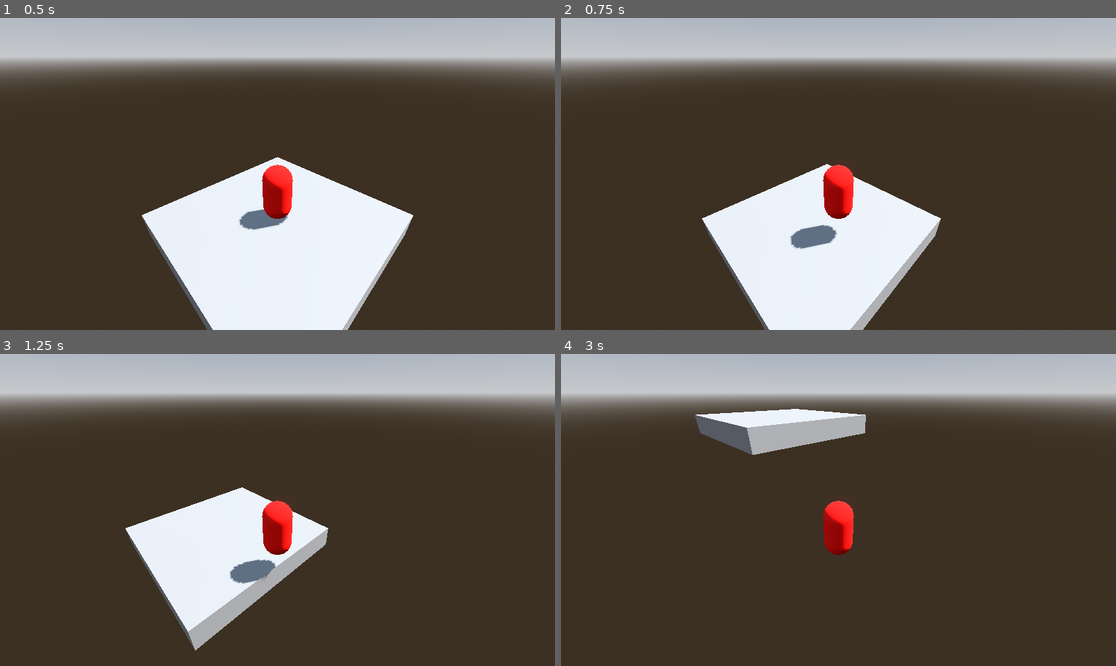
Above: before the commit, frames 1-4 (two rows, left to right).
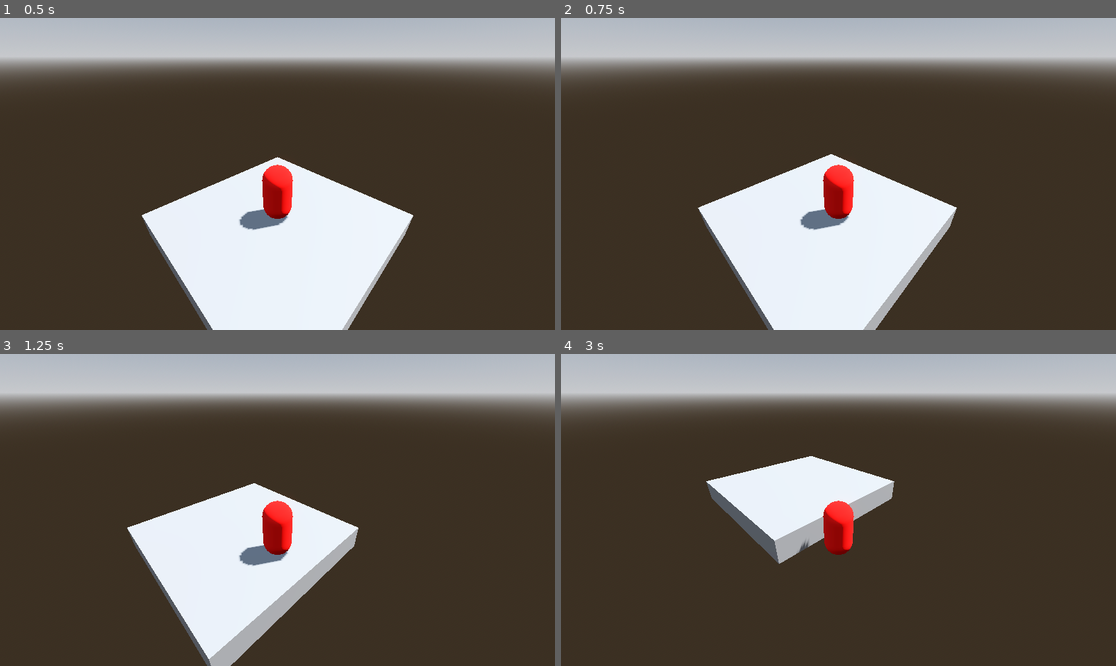
Above: after the commit, the same moments.

Repository: IIcyTundra/RC_2024
Game: Godot game, scene res://node_3d.tscn
Two runs of this game, one before a commit and one after it. Both use one fixed random seed, a clock stepped at 60 frames per second and the inputs below.
Inputs:
- Up to frame 1 (0.5 s): no input
- Up to frame 2 (0.75 s): tap Enter (ui_accept) at 0.5 s; hold D (right) from 0.53 s (still down)
- Up to frame 3 (1.25 s): keep holding D (right); tap Enter (ui_accept) at 0.77 s
- Up to frame 4 (3 s): release D (right) at 1.28 s; hold S (down) 1.28-2.03 s; tap Enter (ui_accept) at 1.52 s; hold D (right) 2.03-2.78 s; hold W (up) from 2.78 s (still down)

Frame 1 is identical in both runs. In frame 2, 4.2% of the frame differs, in the area x 24-72%, y 43-100%; in frame 3, 6.2%; in frame 4, 9.3%, in the area x 24-61%, y 17-68%.
Error after the commit: Invalid call. Nonexistent function 'instance' in base 'PackedScene'. (res://Scripts/Entity.gd:49)

Commit message:
Added ability usage

Diff:
--- /dev/null
+++ b/Abilities/Dash/Dash.gd
@@ -0,0 +1,18 @@
+extends Entity
+
+@export var speed_multiplier : int
+@export var cooldown : int = 1
+@export var timer : Timer
+@export var ended : bool = false
+var prev_speed
+func execute(s, direction = null):
+	if !ended:
+		prev_speed = s.current_speed
+		s.current_speed *= speed_multiplier
+	else:
+		s.current_speed = prev_speed
+		ended = false
+
+
+func _on_timer_timeout():
+	ended = true
--- /dev/null
+++ b/Abilities/Dash/Dash.tscn
@@ -0,0 +1,12 @@
+[gd_scene load_steps=2 format=3 uid="uid://bydvlcyh5yn41"]
+
+[ext_resource type="Script" path="res://Abilities/Dash/Dash.gd" id="1_7l51b"]
+
+[node name="Dash" type="Node3D" node_paths=PackedStringArray("timer")]
+script = ExtResource("1_7l51b")
+speed_multiplier = 2
+timer = NodePath("Timer")
+
+[node name="Timer" type="Timer" parent="."]
+
+[connection signal="timeout" from="Timer" to="." method="_on_timer_timeout"]
--- a/CharacterBody3D.gd
+++ b/CharacterBody3D.gd
@@ -6,6 +6,8 @@
 
 # Get the gravity from the project settings to be synced with RigidBody nodes.
 var gravity = ProjectSettings.get_setting("physics/3d/default_gravity")
+
+
 
 
 func _physics_process(delta):
--- a/Scripts/Entity.gd
+++ b/Scripts/Entity.gd
@@ -1,8 +1,51 @@
 extends CharacterBody3D
 class_name Entity
 
-@export var HP : int = 100 #Entity Health
-@export var SP : int = 100 #Entity Skill Points
-@export var AP : int = 100 #Entity Armor
-@export var walk_speed : int = 100 #Entity Walk Speed
-@export var run_speed : int = 100 #Entity Run Speed
+@export var max_HP : int = 100
+@export var current_HP : int = 100
+@export var max_SP : int = 100
+@export var current_SP : int = 100
+@export var max_AP : int = 100
+@export var current_AP : int = 100
+
+@export var max_speed : int = 100 #Entity Walk Speed
+@export var current_speed : int = 50 #Entity Run Speed
+
+@export var base_damage : int = 10 #Base Damage an Entity can output
+@export var base_HP_regen : int = 1 #Base Health regen
+@export var base_SP_regen : int = 1 #Base Skill Point regen
+
+
+func regen_HP(stat_bonus):
+	if(current_HP < max_HP):
+		if(base_HP_regen + current_HP) > max_HP:
+			current_HP = max_HP
+		else: current_HP += (base_HP_regen + stat_bonus)
+
+func regen_SP(stat_bonus):
+	if(current_SP < max_SP):
+		if(base_SP_regen + current_SP) > max_SP:
+			current_SP = max_SP
+		else: current_SP += (base_SP_regen + stat_bonus)
+
+func modify_SP(stat_bonus):
+	var new_SP = current_SP + stat_bonus
+	if(new_SP < 0): current_SP = 0
+	if(new_SP > max_SP): current_SP = max_SP
+	else: current_SP += stat_bonus
+
+func modify_AP(stat_bonus):
+	var new_AP = current_AP + stat_bonus
+	if(new_AP < 0): current_AP = 0
+	if(new_AP > max_AP): current_AP = max_AP
+	else: current_AP += stat_bonus
+
+
+func load_ability(name):
+	var scene = load("res://Abilities/" + name + "/" + name + ".tscn")
+	if scene == null:
+
+		push_error("The Ability you tried to load doesn't exist! Make sure you named it correctly.")
+	var sceneNode = scene.instance()
+	add_child(sceneNode)
+	return sceneNode
--- a/Scripts/PlayerCharacterBase.gd
+++ b/Scripts/PlayerClassBase.gd
@@ -1,23 +1,28 @@
 extends Entity
+class_name Player_Class_Base
+
+
+var Dash = load_ability("Dash")
+
 
 # Get the gravity from the project settings to be synced with RigidBody nodes.
 var gravity = ProjectSettings.get_setting("physics/3d/default_gravity")
-
 
 func _physics_process(delta):
 	# Add the gravity.
 	if not is_on_floor():
 		velocity.y -= gravity * delta
 
+
 	# Get the input direction and handle the movement/deceleration.
 	# As good practice, you should replace UI actions with custom gameplay actions.
 	var input_dir = Input.get_vector("left", "right", "up", "down")
 	var direction = (transform.basis * Vector3(input_dir.x, 0, input_dir.y)).normalized()
 	if direction:
-		velocity.x = direction.x * walk_speed
-		velocity.z = direction.z * walk_speed
+		velocity.x = direction.x * current_speed
+		velocity.z = direction.z * current_speed
 	else:
-		velocity.x = move_toward(velocity.x, 0, walk_speed)
-		velocity.z = move_toward(velocity.z, 0, walk_speed)
+		velocity.x = move_toward(velocity.x, 0, current_speed)
+		velocity.z = move_toward(velocity.z, 0, current_speed)
 
 	move_and_slide()
--- /dev/null
+++ b/Scripts/class_stats.gd
@@ -0,0 +1,5 @@
+extends Resource
+class_name EnemyTraits
+
+@export var enemy_name : String
+@export_enum("NULL", "MINOR", "MAJOR", "ULTRA", "BOSS") var enemy_class : String
--- /dev/null
+++ b/character_body_3d.tscn
@@ -0,0 +1,26 @@
+[gd_scene load_steps=5 format=3 uid="uid://cgsis1rgndur3"]
+
+[ext_resource type="Script" path="res://CharacterBody3D.gd" id="1_m60cg"]
+
+[sub_resource type="CapsuleShape3D" id="CapsuleShape3D_7qnsf"]
+
+[sub_resource type="StandardMaterial3D" id="StandardMaterial3D_f3gjj"]
+albedo_color = Color(1, 0.0588235, 0, 1)
+
+[sub_resource type="CapsuleMesh" id="CapsuleMesh_1016j"]
+
+[node name="CharacterBody3D" type="CharacterBody3D"]
+transform = Transform3D(1, 0, 0, 0, 1, 0, 0, 0, 1, 3, 2, 3)
+script = ExtResource("1_m60cg")
+
+[node name="CollisionShape3D" type="CollisionShape3D" parent="."]
+shape = SubResource("CapsuleShape3D_7qnsf")
+
+[node name="CSGMesh3D" type="CSGMesh3D" parent="."]
+material_override = SubResource("StandardMaterial3D_f3gjj")
+mesh = SubResource("CapsuleMesh_1016j")
+
+[node name="Node3D" type="Node3D" parent="."]
+
+[node name="Camera3D" type="Camera3D" parent="Node3D"]
+transform = Transform3D(0.707107, -0.353553, 0.612373, 0, 0.866025, 0.5, -0.707107, -0.353553, 0.612372, 4, 4, 4)
--- a/node_3d.tscn
+++ b/node_3d.tscn
@@ -1,6 +1,7 @@
-[gd_scene load_steps=8 format=3 uid="uid://bkjmhr3f1jr5t"]
+[gd_scene load_steps=6 format=3 uid="uid://bkjmhr3f1jr5t"]
 
-[ext_resource type="Script" path="res://CharacterBody3D.gd" id="1_haw3t"]
+[ext_resource type="PackedScene" uid="uid://cgsis1rgndur3" path="res://character_body_3d.tscn" id="1_hglgr"]
+[ext_resource type="Script" path="res://Scripts/PlayerClassBase.gd" id="2_fffqg"]
 
 [sub_resource type="ProceduralSkyMaterial" id="ProceduralSkyMaterial_i6h3w"]
 sky_horizon_color = Color(0.64625, 0.65575, 0.67075, 1)
@@ -14,13 +15,6 @@
 sky = SubResource("Sky_fj74w")
 tonemap_mode = 2
 glow_enabled = true
-
-[sub_resource type="CapsuleShape3D" id="CapsuleShape3D_7qnsf"]
-
-[sub_resource type="StandardMaterial3D" id="StandardMaterial3D_f3gjj"]
-albedo_color = Color(1, 0.0588235, 0, 1)
-
-[sub_resource type="CapsuleMesh" id="CapsuleMesh_1016j"]
 
 [node name="Node3D" type="Node3D"]
 
@@ -36,18 +30,16 @@
 use_collision = true
 size = Vector3(7, 1, 7)
 
-[node name="CharacterBody3D" type="CharacterBody3D" parent="."]
-transform = Transform3D(1, 0, 0, 0, 1, 0, 0, 0, 1, 3, 2, 3)
-script = ExtResource("1_haw3t")
-
-[node name="CollisionShape3D" type="CollisionShape3D" parent="CharacterBody3D"]
-shape = SubResource("CapsuleShape3D_7qnsf")
-
-[node name="CSGMesh3D" type="CSGMesh3D" parent="CharacterBody3D"]
-material_override = SubResource("StandardMaterial3D_f3gjj")
-mesh = SubResource("CapsuleMesh_1016j")
-
-[node name="Node3D" type="Node3D" parent="CharacterBody3D"]
-
-[node name="Camera3D" type="Camera3D" parent="CharacterBody3D/Node3D"]
-transform = Transform3D(0.707107, -0.353553, 0.612373, 0, 0.866025, 0.5, -0.707107, -0.353553, 0.612372, 4, 4, 4)
+[node name="CharacterBody3D" parent="." instance=ExtResource("1_hglgr")]
+script = ExtResource("2_fffqg")
+max_HP = 100
+current_HP = 100
+max_SP = 100
+current_SP = 100
+max_AP = 100
+current_AP = 100
+max_speed = 10
+current_speed = 3
+base_damage = 10
+base_HP_regen = 1
+base_SP_regen = 1
